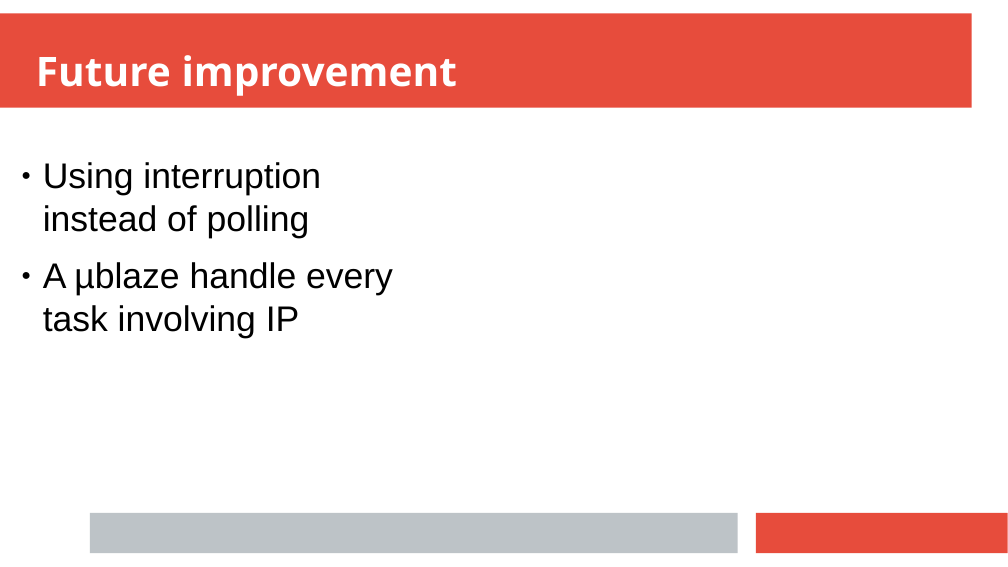
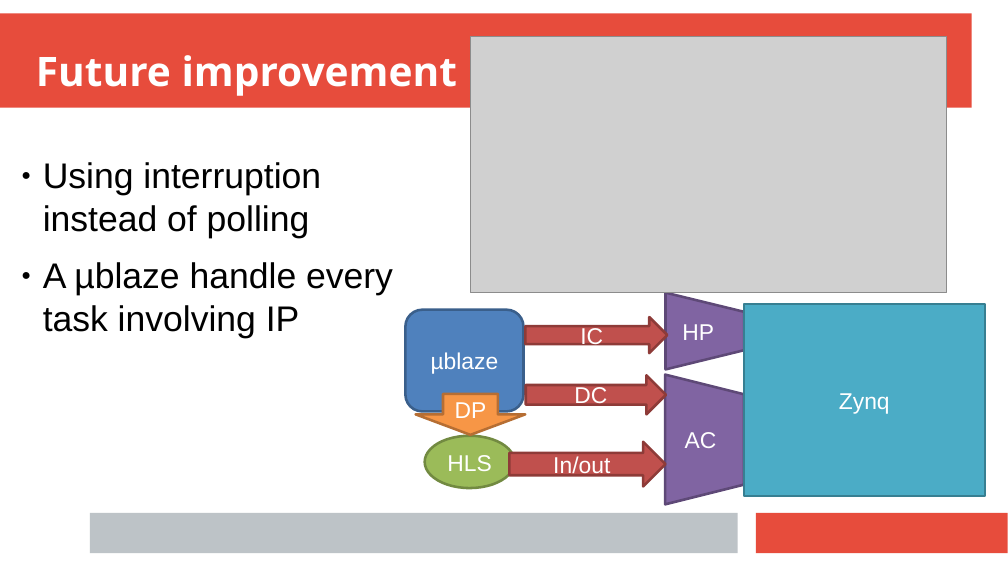
Before and after one commit to anisghaoui/A2, a slide deck: slide 5 of presentation_finale/prensent_A2_forcioli.pptx. Drawn at 1008x567 pixels with LibreOffice and Linux fonts; fonts in the diff are those of the drawing; grey boxes stand for pictures. Boxes give left, top, right and bottom in pixels: in the first picture for what was removed or moved away, otherwise in the second. Text is boxed around its words. In the diff, an @@ line names an element or a change of style, - is before the commit and + after.

```diff
--- a/presentation_finale/prensent_A2_forcioli.pptx
+++ b/presentation_finale/prensent_A2_forcioli.pptx
@@ picture added at bbox=[471, 37, 948, 293] @@
@@ trapezoid added at bbox=[666, 293, 745, 370], fill #8064A2, outline #5F4A78 2 pt, 18 pt, text #FFFFFF @@
+HP
@@ rounded rectangle added at bbox=[405, 310, 523, 412], fill #4F81BD, outline #3A5F8C 2 pt, 18 pt, text #FFFFFF @@
+µblaze
@@ right arrow added at bbox=[526, 317, 668, 354], fill #C0504D, outline #8E3B39 2 pt, 18 pt, text #FFFFFF @@
+IC
@@ rectangle added at bbox=[745, 304, 986, 496], fill #4BACC6, outline #377F92 2 pt, 18 pt, text #FFFFFF @@
+Zynq
@@ right arrow added at bbox=[526, 375, 666, 414], fill #C0504D, outline #8E3B39 2 pt, 18 pt, text #FFFFFF @@
+DC
@@ trapezoid added at bbox=[666, 375, 745, 505], fill #8064A2, outline #5F4A78 2 pt, 18 pt, text #FFFFFF @@
+AC
@@ down arrow added at bbox=[416, 394, 526, 435], fill #F79646, outline #B76F34 2 pt, 18 pt, text #FFFFFF @@
+DP
@@ ellipse added at bbox=[424, 436, 514, 488], fill #9BBB59, outline #738A42 2 pt, 18 pt, text #FFFFFF @@
+HLS
@@ right arrow added at bbox=[509, 442, 666, 487], fill #C0504D, outline #8E3B39 2 pt, 18 pt, text #FFFFFF @@
+In/out
```
Also in this commit, not shown: 1 other slide changed, 54 other files.
